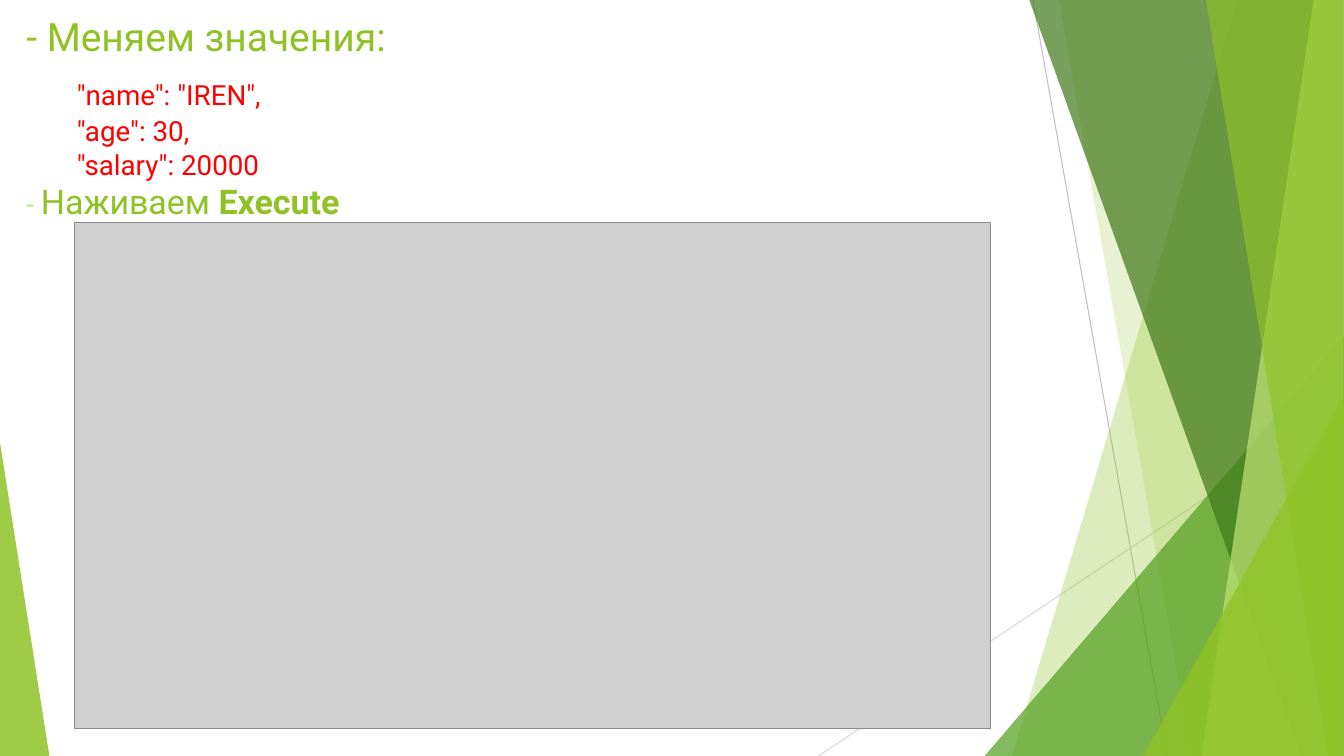
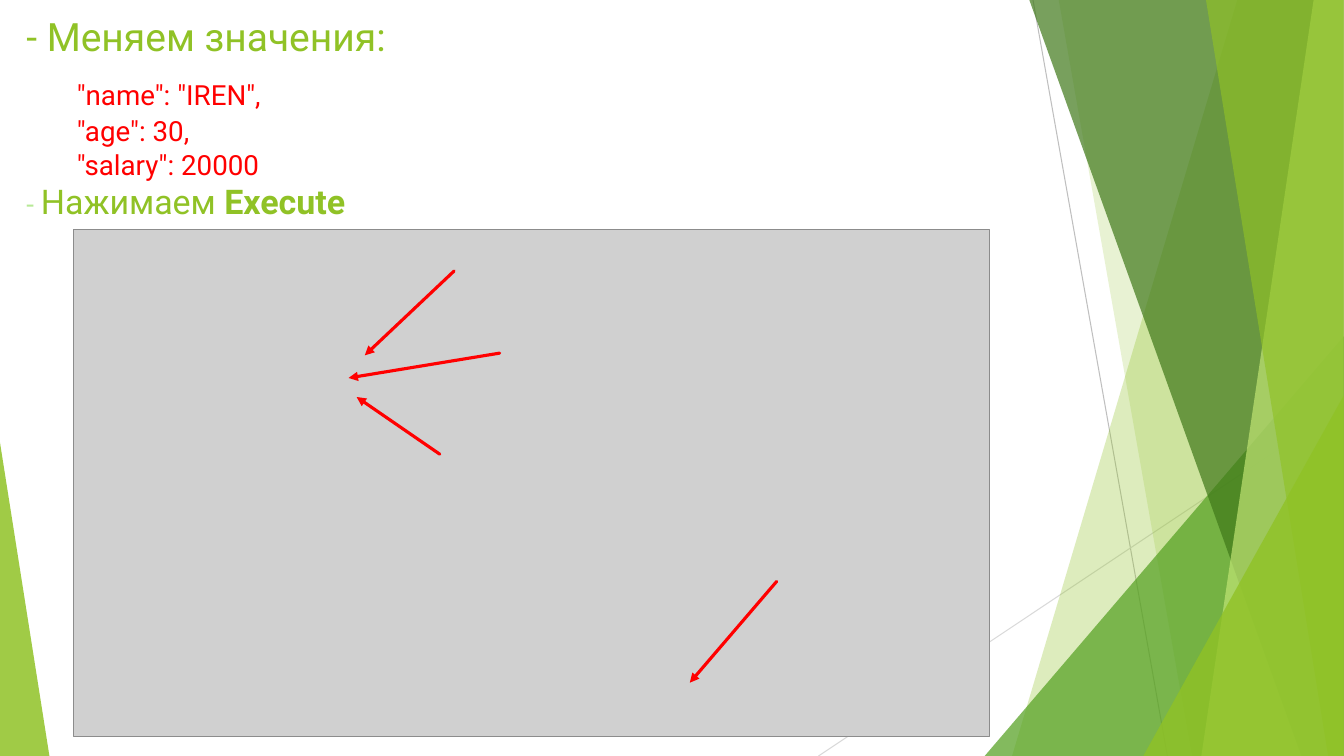
Before and after one commit to IrKoshel/Charles_Fiddler, a slide deck: slide 16 of My_Task_2_Charles_Breakepoint_Settings.pptx. Drawn at 1344x756 pixels with LibreOffice and Linux fonts; fonts in the diff are those of the drawing; grey boxes stand for pictures. Boxes give left, top, right and bottom in pixels: in the first picture for what was removed or moved away, otherwise in the second. Text is boxed around its words. In the diff, an @@ line names an element or a change of style, - is before the commit and + after.

```diff
--- a/My_Task_2_Charles_Breakepoint_Settings.pptx
+++ b/My_Task_2_Charles_Breakepoint_Settings.pptx
@@ title at box(41, 23, 386, 215): text changed @@
-- Меняем значения:
-"name": "IREN",
-"age": 30,
-"salary": 20000
-- Наживаем Execute
+- Меняем значения:
+"name": "IREN",
+"age": 30,
+"salary": 20000
+- Нажимаем Execute
@@ picture: place and size @@
-picture at box(75, 222, 991, 729)
+picture at box(74, 230, 990, 737)
@@ arrow added from (455, 271) to (365, 356), #FF0000 2.25 pt @@
@@ arrow added from (500, 353) to (349, 378), #FF0000 2.25 pt @@
@@ arrow added from (440, 455) to (357, 397), #FF0000 2.25 pt @@
@@ arrow added from (777, 582) to (690, 683), #FF0000 2.25 pt @@
```
Also in this commit, not shown: 22 other slides changed, 5 other files.
